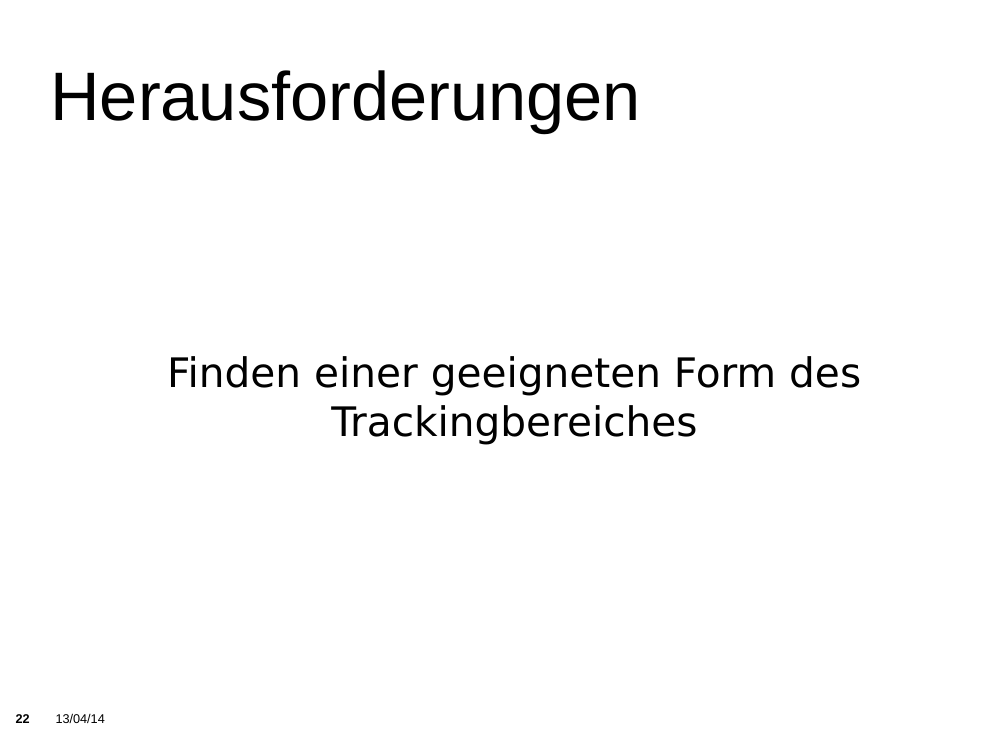
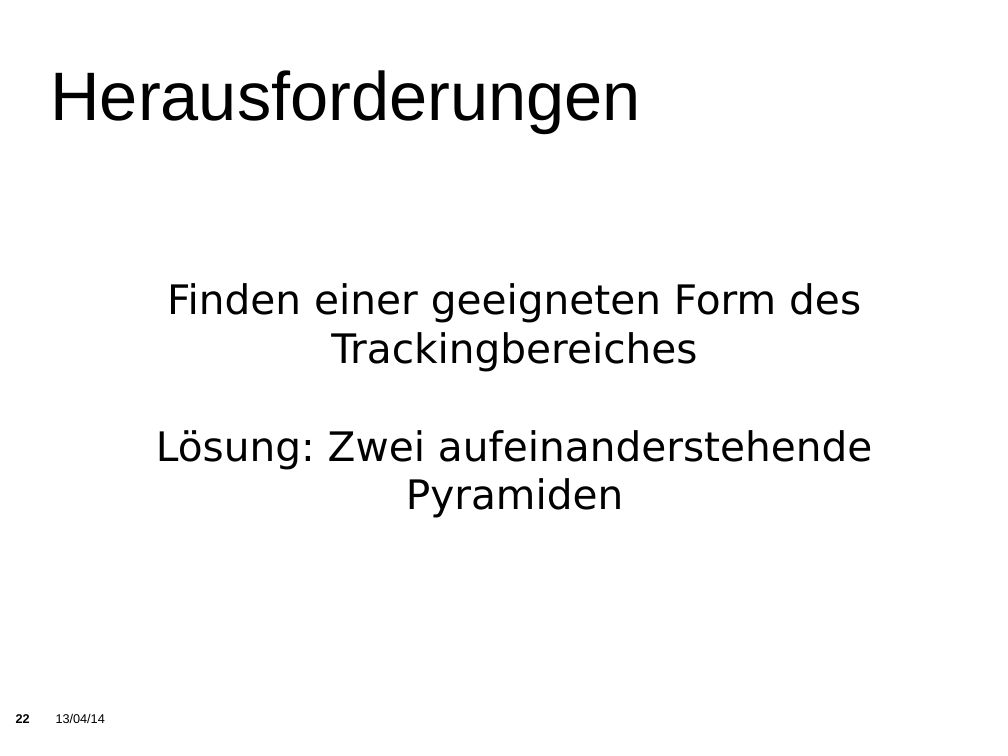
Before and after one commit to KITrokopter/Presentation, a slide deck: slide 22 of PresentationInTotal v0.1.odp. Drawn at 1008x756 pixels with LibreOffice and Linux fonts; fonts in the diff are those of the drawing; background and template pictures are left out. Boxes give left, top, right and bottom in pixels: in the first picture for what was removed or moved away, otherwise in the second. Text is boxed around its words. In the diff, an @@ line names an element or a change of style, - is before the commit and + after.

```diff
--- a/PresentationInTotal v0.1.odp
+++ b/PresentationInTotal v0.1.odp
@@ subtitle at (156, 430, 872, 518): paragraph added @@
+Lösung: Zwei aufeinanderstehende Pyramiden
```
Also in this commit, not shown: 18 other slides changed, 9 slides added, 4 slides removed.
